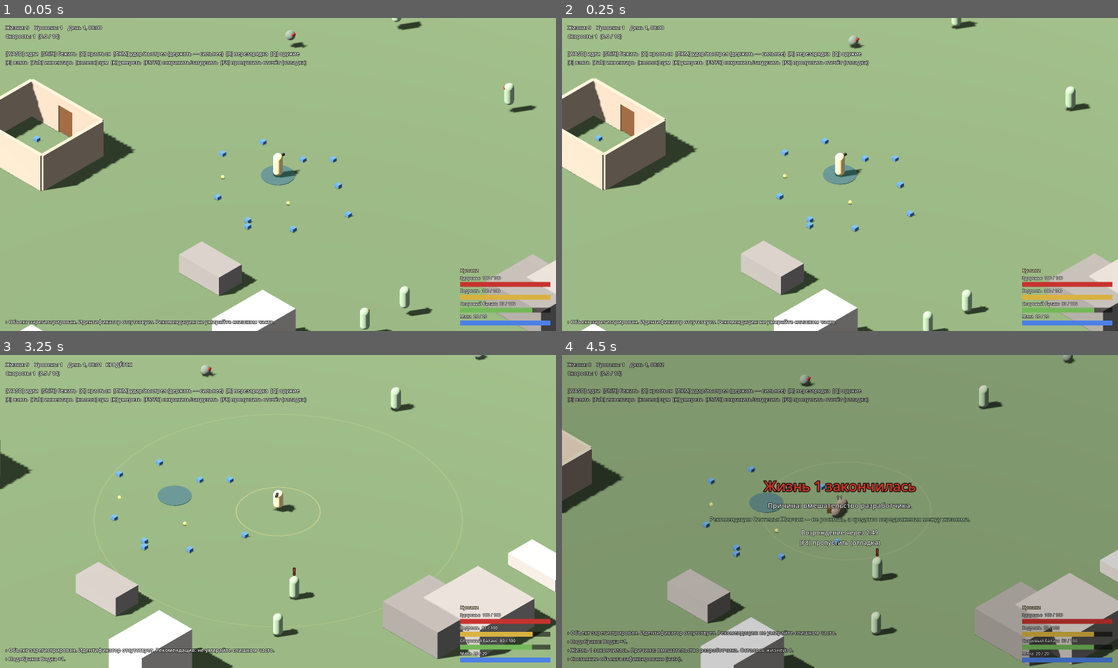
Above: before the commit, frames 1-4 (two rows, left to right).
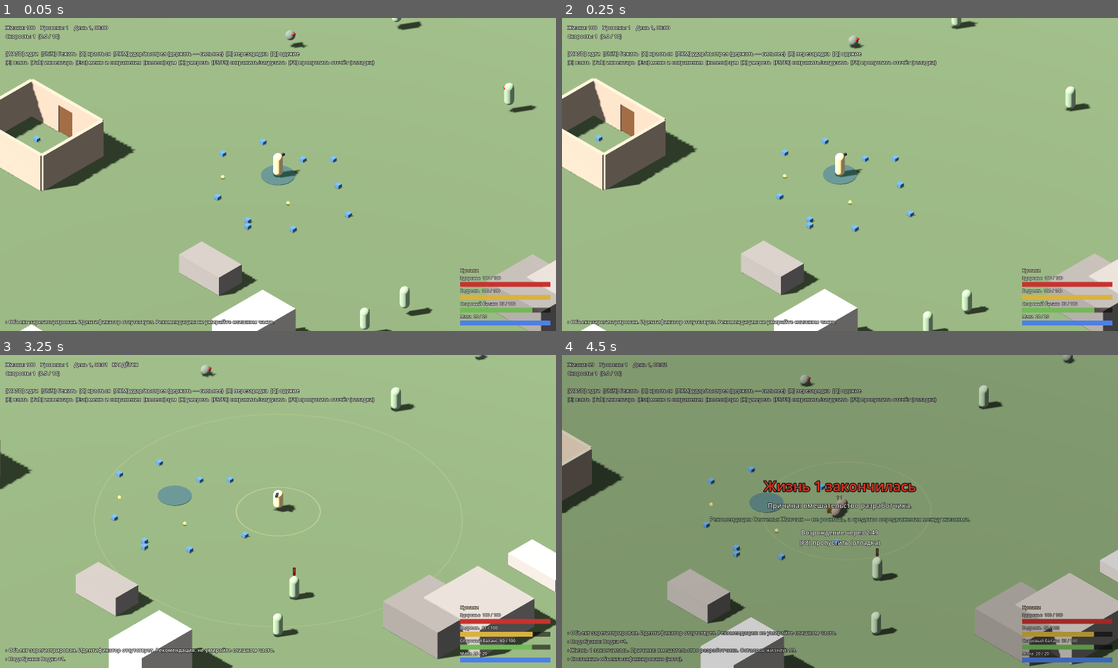
Above: after the commit, the same moments.

Repository: lama2x2/cheater-rpg
Game: Godot game, scene res://scenes/main.tscn
The game is run twice, just before and just after one commit, with the same random seed, the same clock (stepped at 60 frames per second) and the same inputs.
Inputs (mouse positions are in pixels of both pictures, inside the frame that each line leads up to):
- Up to frame 1 (0.05 s): no input
- Up to frame 2 (0.25 s): no input
- Up to frame 3 (3.25 s): move the mouse to (400, 495) at 0.52 s; hold D (move_right) 0.53-1.28 s; hold E (interact) 0.53-1.28 s; click (400, 495) at 0.67 s; tap C (sneak) at 0.8, 1.35, 3.05 s; move the mouse to (166, 527) at 1.27 s; hold S (move_back) 1.28-2.03 s; tap Shift (sprint) at 1.55 s; move the mouse to (333, 442) at 2.02 s; hold D (move_right) 2.03-2.78 s; hold Shift (sprint) 2.03-2.78 s; tap E (interact) at 2.3 s; move the mouse to (250, 574) at 2.77 s; hold W (move_forward) from 2.78 s (still down); click (250, 574) at 2.85 s
- Up to frame 4 (4.5 s): move the mouse to (1006, 558) at 3.52 s; release W (move_forward) at 3.53 s; hold E (interact) 3.53-4.28 s; hold A (move_left) from 3.53 s (still down); tap Shift (sprint) at 3.8 s; tap K (debug_die) at 4.15 s; move the mouse to (673, 464) at 4.27 s; tap C (sneak) at 4.35 s

The runs differ from the first frame. In frame 1, 0.7% of the frame differs, in the area x 4-68%, y 2-16%; in frame 2, 0.7%; in frame 3, 0.8%; in frame 4, 0.7%.

Commit message:
100 жизней, «Дальше» и «Новая игра+» после итогов, ячейки сохранений
- lives_start 100 (D-34), каждые 5 смертей — смена региона
- экран итогов: «Дальше» (тот же герой) или «Новая игра+» (ячейки Системы и +5% коэффициентов за цикл)
- меню Esc с паузой: 5 ячеек + автосейв со сводкой, новая игра, выход
- SaveService.start_new_game: полный сброс героя, часов, лога и пересборка сцены
- сохранения v8 (meta, ng_plus); решения D-34, D-52, D-53, D-54, D-30 открыт

Co-Authored-By: Claude Opus 5.5 <noreply@anthropic.com>

Diff:
--- a/data/rules.json
+++ b/data/rules.json
@@ -1,6 +1,11 @@
 {
-  "lives_start": 9,
+  "lives_start": 100,
   "deaths_per_region_shift": 5,
   "real_seconds_per_game_day": 2880,
-  "start_hour": 8
+  "start_hour": 8,
+  "ng_plus": {
+    "_doc": "Новая игра+ (D-34): переносятся ячейки Системы; коэффициенты всех характеристик × (1 + coefficient_bonus) за каждый цикл.",
+    "coefficient_bonus": 0.05
+  },
+  "save_slots": 5
 }
--- a/data/text/ru.json
+++ b/data/text/ru.json
@@ -71,9 +71,6 @@
       "Жизнь {life} началась. Одежда в комплект не входит.",
       "Объект восстановлен. Жизнь {life}. Постарайтесь протянуть подольше."
     ],
-    "continue_stub": [
-      "Система выдала ещё {lives} жизней. Временно. Это заглушка, а не доброта."
-    ],
     "item_picked": [
       "Подобрано: {item} ×{count}."
     ],
@@ -192,6 +189,13 @@
     ],
     "stash_empty": [
       "Тайник пуст. Кто-то был здесь раньше."
+    ],
+    "continue_after_final": [
+      "Система выдала ещё {lives} жизней. Не благодарите — это не доброта, а статистика.",
+      "Продолжение оформлено. Жизней: {lives}. Попробуйте в этот раз не так бездарно."
+    ],
+    "welcome_ng_plus": [
+      "Объект зарегистрирован повторно. Цикл {cycle}. Система вас помнит. Это не комплимент."
     ]
   },
   "death_causes": {
@@ -229,7 +233,7 @@
     "summary_deaths": "Смертей: {deaths}. Чаще всего — {cause} ({times})",
     "summary_longest_life": "Самая долгая жизнь: {hours} ч {minutes} мин",
     "summary_highlights": "Лучшие моменты",
-    "summary_continue": "Продолжить",
+    "summary_continue": "Дальше",
     "interact_pickup": "[E] Подобрать: {item} ×{count}",
     "interact_corpse": "[E] Забрать вещи (труп жизни {life})",
     "interact_corpse_empty": "Труп жизни {life} — пусто",
@@ -278,7 +282,27 @@
     "interact_sack_no_blade": "Споровый мешок — нужен нож или топор",
     "sack_opening": "Вскрытие мешка",
     "interact_stash": "[E] Забрать из тайника",
-    "interact_stash_empty": "Тайник — пусто"
+    "interact_stash_empty": "Тайник — пусто",
+    "summary_ng_plus": "Новая игра+ (цикл {cycle})",
+    "summary_ng_plus_hint": "«Дальше» — тот же герой и мир, жизни снова полные. «Новая игра+» — новый мир; с собой — ячейки Системы и +5% к коэффициентам.",
+    "menu_title": "Пауза",
+    "menu_resume": "Продолжить",
+    "menu_save": "Сохранить",
+    "menu_load": "Загрузить",
+    "menu_new": "Новая игра",
+    "menu_quit": "Выйти из игры",
+    "menu_back": "Назад",
+    "menu_slot_empty": "{n}. — пусто —",
+    "menu_slot": "{n}. День {day} · жизней {lives} · ур. {level}{ng} · {date}",
+    "menu_slot_auto": "Авто: день {day} · жизней {lives} · ур. {level}{ng} · {date}",
+    "menu_slot_auto_empty": "Авто: — пусто —",
+    "menu_slot_broken": "{n}. сохранение повреждено",
+    "menu_ng": " · NG+{n}",
+    "menu_confirm_overwrite": "Перезаписать ячейку {n}?",
+    "menu_confirm_new": "Начать новую игру? Несохранённый прогресс пропадёт.",
+    "slot_label": "ячейка {n}",
+    "slot_label_auto": "авто",
+    "slot_label_debug": "отладка"
   },
   "item_names": {
     "sporan": "Споран",
--- a/src/core/save_format.gd
+++ b/src/core/save_format.gd
@@ -15,13 +15,21 @@
 ##   5 — player: trophies, buffs, free_points, skills_awakened.
 ##   6 — player: weapons (в руках, магазины), wounds (кровотечение).
 ##   7 — player.progress (счётчики анти-фарма за игровой час); area.stashes.
+##   8 — player.ng_plus; meta (сводка для списка ячеек: день, жизни, уровень).
 
-const VERSION := 7
+const VERSION := 8
 
 
 ## Миграции по исходной версии: {K: Callable}.
 static func migrations() -> Dictionary:
-	return {1: _v1_to_v2, 2: _v2_to_v3, 3: _v3_to_v4, 4: _v4_to_v5, 5: _v5_to_v6, 6: _v6_to_v7}
+	return {1: _v1_to_v2, 2: _v2_to_v3, 3: _v3_to_v4, 4: _v4_to_v5, 5: _v5_to_v6, 6: _v6_to_v7, 7: _v7_to_v8}
+
+
+static func _v7_to_v8(data: Dictionary) -> Dictionary:
+	if data["sections"].has("player"):
+		data["sections"]["player"].merge({"ng_plus": 0})
+	data.merge({"meta": {}})
+	return data
 
 
 static func _v6_to_v7(data: Dictionary) -> Dictionary:
@@ -71,8 +79,9 @@
 	return data
 
 
-static func wrap(sections: Dictionary, saved_at: float) -> Dictionary:
-	return {"save_version": VERSION, "saved_at": saved_at, "sections": sections}
+## meta — короткая сводка для списка ячеек (день, жизни, уровень), чтобы не грузить всё.
+static func wrap(sections: Dictionary, saved_at: float, meta: Dictionary = {}) -> Dictionary:
+	return {"save_version": VERSION, "saved_at": saved_at, "meta": meta, "sections": sections}
 
 
 ## Доводит данные до текущей версии. Возвращает {} и пишет ошибку, если это невозможно.
--- a/src/main.gd
+++ b/src/main.gd
@@ -14,6 +14,7 @@
 const InfectedPopulationScript := preload("res://src/world/infected_population.gd")
 const NoiseSystemScript := preload("res://src/world/noise_system.gd")
 const ProgressWatcherScript := preload("res://src/world/progress_watcher.gd")
+const GameMenuScript := preload("res://src/ui/game_menu.gd")
 
 var _death_flow: Node
 
@@ -43,6 +44,7 @@
 	prompt.hero = player
 	add_child(prompt)
 	add_child(InventoryPanelScript.new())
+	add_child(GameMenuScript.new())
 
 	var world_items: Node3D = WorldItemsScript.new()
 	add_child(world_items)
@@ -58,7 +60,7 @@
 	_death_flow = DeathFlowScript.new()
 	_death_flow.hero = player
 	add_child(_death_flow)
-	SystemLog.post("welcome")
+	SystemLog.post("welcome" if PlayerState.ng_plus == 0 else "welcome_ng_plus", {"cycle": PlayerState.ng_plus})
 	_handle_debug_args()
 
 
@@ -81,6 +83,7 @@
 ##   --no-enemies  без заражённых
 ##   --at=X,Z      поставить героя в точку (для снимков)
 ##   --corpse=ID   труп твари ID в метре от героя и нож в рюкзак (проверка вскрытия мешка)
+##   --menu        сохранить в ячейку 1 и открыть меню загрузки (проверка ячеек)
 func _handle_debug_args() -> void:
 	var shot_path := ""
 	var die_times := 0
@@ -98,6 +101,13 @@
 		elif arg.begins_with("--at="):
 			var xz := arg.trim_prefix("--at=").split(",")
 			get_tree().get_first_node_in_group("hero").position = Vector3(float(xz[0]), 0.1, float(xz[1]))
+		elif arg == "--menu":
+			SaveService.save_game("slot_1")
+			var open_menu := InputEventAction.new()
+			open_menu.action = "menu"
+			open_menu.pressed = true
+			Input.parse_input_event(open_menu)
+			_open_load_page.call_deferred()
 		elif arg.begins_with("--corpse="):
 			PlayerState.pick_up("knife", 1)
 			var enemy := arg.trim_prefix("--corpse=")
@@ -113,6 +123,14 @@
 	await get_tree().create_timer(shot_at).timeout
 	get_viewport().get_texture().get_image().save_png(shot_path)
 	get_tree().quit()
+
+
+func _open_load_page() -> void:
+	await get_tree().process_frame
+	await get_tree().process_frame
+	for child in get_children():
+		if child.has_method("_load_page"):
+			child._load_page()
 
 
 func _debug_kit() -> void:
--- a/src/services/content.gd
+++ b/src/services/content.gd
@@ -26,7 +26,7 @@
 
 
 func rules() -> Dictionary:
-	return _cached(RULES_PATH, ["lives_start", "deaths_per_region_shift", "real_seconds_per_game_day", "start_hour"])
+	return _cached(RULES_PATH, ["lives_start", "deaths_per_region_shift", "real_seconds_per_game_day", "start_hour", "ng_plus", "save_slots"])
 
 
 func player_tuning() -> Dictionary:
--- a/src/services/game_clock.gd
+++ b/src/services/game_clock.gd
@@ -10,6 +10,11 @@
 
 
 func _ready() -> void:
+	reset()
+
+
+## Начало новой игры: первый день, стартовый час.
+func reset() -> void:
 	var rules := Content.rules()
 	minutes = float(rules["start_hour"]) * 60.0
 	_minutes_per_second = MINUTES_PER_DAY / float(rules["real_seconds_per_game_day"])
--- a/src/services/input_setup.gd
+++ b/src/services/input_setup.gd
@@ -14,6 +14,7 @@
 	"reload": [KEY_R],
 	"weapon_next": [KEY_Q],
 	"inventory": [KEY_TAB, KEY_I],
+	"menu": [KEY_ESCAPE],
 	"debug_die": [KEY_K],
 	"debug_save": [KEY_F5],
 	"debug_load": [KEY_F9],
--- a/src/services/player_state.gd
+++ b/src/services/player_state.gd
@@ -29,6 +29,8 @@
 var respawn_position := Vector3(0, 0.1, 0)
 ## Игровое время начала игры — для «самой долгой жизни» в итогах.
 var start_minutes: float = 0.0
+## Номер цикла «Новой игры+» (0 — первая игра).
+var ng_plus: int = 0
 var _rng := RandomNumberGenerator.new()
 var _was_overloaded := false
 ## Кто последним ранил героя — причина смерти, если здоровье кончится.
@@ -41,8 +43,22 @@
 	setup()
 
 
-## Новый герой из данных Content. Отдельно от _ready — чтобы тесты собирали состояние так же.
+## Новый герой из данных Content: всё состояние с нуля. Отдельно от _ready — чтобы тесты
+## собирали состояние так же и чтобы «Новая игра» сбрасывала героя (SaveService.start_new_game).
 func setup() -> void:
+	run = RunStats.new()
+	buffs = Buffs.new()
+	free_points = 0
+	skills_awakened = 0
+	deaths = 0
+	dropped_on_death = {}
+	deaths_since_region_shift = 0
+	awaiting_respawn = false
+	respawn_position = Vector3(0, 0.1, 0)
+	ng_plus = 0
+	_was_overloaded = false
+	_last_damage_source = "health"
+	_farm_warned = {}
 	stats = StatBlock.new(Content.stats_config())
 	lives = int(Content.rules()["lives_start"])
 	stats.stat_level_changed.connect(_on_stat_level_changed)
@@ -275,10 +291,27 @@
 	EventBus.player_respawned.emit()
 
 
-## Заглушка D-34: после итогов тот же герой получает стартовые жизни. Как продолжать — решаем в M1.
+## «Дальше» после итогов (D-34): тот же герой в том же мире, жизни снова стартовые.
 func continue_after_final() -> void:
 	lives = int(Content.rules()["lives_start"])
-	SystemLog.post("continue_stub", {"lives": lives}, "special")
+	run.add("continues")
+	SystemLog.post("continue_after_final", {"lives": lives}, "special")
+
+
+## Что «Новая игра+» переносит в новый мир (D-34, D-52): ячейки Системы и номер цикла.
+func ng_plus_carry() -> Dictionary:
+	return {"ng_plus": ng_plus + 1, "primary": inventory.to_dict()["primary"]}
+
+
+## Применить перенос к только что созданному герою: ячейки, коэффициенты × (1 + бонус × цикл).
+func apply_carry(carry: Dictionary) -> void:
+	ng_plus = int(carry.get("ng_plus", 0))
+	if carry.has("primary"):
+		inventory.load_dict({"primary": carry["primary"], "backpack": []})
+	var bonus := float(Content.rules()["ng_plus"]["coefficient_bonus"]) * ng_plus
+	for stat in stats.all_stats():
+		stats.set_coefficient(stat, stats.get_coefficient(stat) * (1.0 + bonus))
+	inventory_changed.emit()
 
 
 func to_dict() -> Dictionary:
@@ -288,7 +321,7 @@
 		"free_points": free_points, "skills_awakened": skills_awakened,
 		"weapons": weapons.to_dict(), "wounds": wounds.to_dict(), "progress": progress.to_dict(),
 		"lives": lives, "deaths": deaths, "deaths_since_region_shift": deaths_since_region_shift,
-		"awaiting_respawn": awaiting_respawn, "start_minutes": start_minutes,
+		"awaiting_respawn": awaiting_respawn, "start_minutes": start_minutes, "ng_plus": ng_plus,
 		"respawn_position": [respawn_position.x, respawn_position.y, respawn_position.z],
 	}
 
@@ -314,6 +347,7 @@
 	deaths_since_region_shift = int(data["deaths_since_region_shift"])
 	awaiting_respawn = bool(data["awaiting_respawn"])
 	start_minutes = float(data["start_minutes"])
+	ng_plus = int(data["ng_plus"])
 	var at: Array = data["respawn_position"]
 	respawn_position = Vector3(float(at[0]), float(at[1]), float(at[2]))
 
--- a/src/services/save_service.gd
+++ b/src/services/save_service.gd
@@ -1,8 +1,8 @@
 extends Node
 ## Сохранение и загрузка игры. Секции — объекты с to_dict()/load_dict(data).
 ## Сервисы-синглтоны подключены здесь; объекты сцены (герой) регистрируются сами через register().
-## Спецификация: docs/spec/13_tech.md, 13.5. Ручное сохранение в игре — только в стабах (D-30),
-## F5/F9 — отладка.
+## Спецификация: docs/spec/13_tech.md, 13.5. Ячейки slot_1…slot_N (меню Esc), auto — автосейв
+## при смерти, debug — F5/F9. Новая игра и «Новая игра+» — start_new_game().
 
 signal saved(slot: String)
 signal loaded(slot: String)
@@ -38,16 +38,58 @@
 	return FileAccess.file_exists(slot_path(slot))
 
 
+## Подпись ячейки для лога: «ячейка 2», «авто», «отладка».
+func slot_label(slot: String) -> String:
+	if slot.begins_with("slot_"):
+		return Content.ui("slot_label", {"n": slot.trim_prefix("slot_")})
+	return Content.ui("slot_label_" + slot)
+
+
+## Ячейки для ручных сохранений: slot_1 … slot_N (N — save_slots в rules.json).
+func manual_slots() -> PackedStringArray:
+	var slots: PackedStringArray = []
+	for i in int(Content.rules()["save_slots"]):
+		slots.append("slot_%d" % (i + 1))
+	return slots
+
+
+## Сводка ячейки для меню: {} — пусто, иначе {"saved_at", "day", "lives", "level", "ng_plus"}.
+func slot_info(slot: String) -> Dictionary:
+	if not has_save(slot):
+		return {}
+	var data := SaveFormat.read_file(slot_path(slot))
+	if data.is_empty():
+		return {"broken": true}
+	var info: Dictionary = data.get("meta", {}).duplicate()
+	info["saved_at"] = float(data["saved_at"])
+	return info
+
+
+## Новая игра: всё состояние с нуля, сцена пересобирается. carry — перенос «Новой игры+».
+func start_new_game(carry: Dictionary = {}) -> void:
+	get_tree().paused = false
+	GameClock.reset()
+	SystemLog.clear()
+	PlayerState.setup()
+	if not carry.is_empty():
+		PlayerState.apply_carry(carry)
+	get_tree().reload_current_scene()
+
+
 func save_game(slot: String) -> bool:
 	var sections := {}
 	for section: String in _sections:
 		sections[section] = _sections[section].to_dict()
-	var err := SaveFormat.write_file(slot_path(slot), SaveFormat.wrap(sections, Time.get_unix_time_from_system()))
+	var meta := {
+		"day": GameClock.day(), "clock": GameClock.clock_text(), "lives": PlayerState.lives,
+		"level": PlayerState.stats.general_level(), "ng_plus": PlayerState.ng_plus,
+	}
+	var err := SaveFormat.write_file(slot_path(slot), SaveFormat.wrap(sections, Time.get_unix_time_from_system(), meta))
 	if err != OK:
 		push_error("Не удалось сохранить «%s»: %s" % [slot, error_string(err)])
 		SystemLog.post("save_failed", {}, "warning")
 		return false
-	SystemLog.post("game_saved", {"slot": slot})
+	SystemLog.post("game_saved", {"slot": slot_label(slot)})
 	saved.emit(slot)
 	return true
 
@@ -63,6 +105,6 @@
 			_sections[section].load_dict(sections[section])
 		else:
 			push_warning("В сохранении «%s» нет секции «%s»" % [slot, section])
-	SystemLog.post("game_loaded", {"slot": slot})
+	SystemLog.post("game_loaded", {"slot": slot_label(slot)})
 	loaded.emit(slot)
 	return true
--- a/src/services/system_log.gd
+++ b/src/services/system_log.gd
@@ -22,6 +22,12 @@
 		highlights.append(entry)
 	message_posted.emit(text, kind)
 	return text
+
+
+func clear() -> void:
+	history.clear()
+	highlights.clear()
+	history_replaced.emit()
 
 
 func to_dict() -> Dictionary:
--- a/src/ui/debug_hud.gd
+++ b/src/ui/debug_hud.gd
@@ -34,7 +34,7 @@
 	var stats := PlayerState.stats
 	var hero := get_tree().get_first_node_in_group("hero")
 	var mode := "   КРАДЁТСЯ" if hero and hero.sneaking else ""
-	_status.text = "Жизни: %d    Уровень: %d    %s%s\nСкорость: …(123 unchanged characters)… Q] оружие\n[E] взять  [Tab] инвентарь  [колесо] зум  [K] умереть  [F5/F9] сохранить/загрузить  [F8] пропустить отсчёт (отладка)" % [
+	_status.text = "Жизни: %d    Уровень: %d    %s%s\nСкорость: …(123 unchanged characters)… Q] оружие\n[E] взять  [Tab] инвентарь  [Esc] меню и сохранения  [колесо] зум  [K] умереть  [F5/F9] сохранить/загрузить  [F8] пропустить отсчёт (отладка)" % [
 		PlayerState.lives, stats.general_level(), GameClock.clock_text(), mode,
 		stats.get_level("speed"), stats.get_progress("speed"), stats.threshold("speed"),
 	]
--- /dev/null
+++ b/src/ui/game_menu.gd
@@ -0,0 +1,151 @@
+extends CanvasLayer
+## Меню по Esc: пауза (единственная пауза в игре, D-05), сохранение в ячейки, загрузка (ячейки и
+## автосейв), новая игра, выход. Ячейки — SaveService.manual_slots().
+
+var _shade: ColorRect
+var _box: VBoxContainer
+var _confirm: ConfirmationDialog
+var _on_confirm: Callable
+
+
+func _ready() -> void:
+	layer = 20
+	process_mode = Node.PROCESS_MODE_ALWAYS
+	visible = false
+	_shade = ColorRect.new()
+	_shade.color = Color(0, 0, 0, 0.7)
+	_shade.set_anchors_preset(Control.PRESET_FULL_RECT)
+	add_child(_shade)
+	var center := CenterContainer.new()
+	center.set_anchors_preset(Control.PRESET_FULL_RECT)
+	add_child(center)
+	_box = VBoxContainer.new()
+	_box.add_theme_constant_override("separation", 10)
+	center.add_child(_box)
+	_confirm = ConfirmationDialog.new()
+	_confirm.process_mode = Node.PROCESS_MODE_ALWAYS
+	_confirm.confirmed.connect(func() -> void: _on_confirm.call())
+	add_child(_confirm)
+
+
+func _unhandled_input(event: InputEvent) -> void:
+	if event.is_action_pressed("menu"):
+		if visible:
+			_close()
+		else:
+			_open()
+		get_viewport().set_input_as_handled()
+
+
+func _open() -> void:
+	visible = true
+	get_tree().paused = true
+	_main_page()
+
+
+func _close() -> void:
+	visible = false
+	get_tree().paused = false
+
+
+func _main_page() -> void:
+	_clear(Content.ui("menu_title"))
+	_button(Content.ui("menu_resume"), _close)
+	_button(Content.ui("menu_save"), _save_page)
+	_button(Content.ui("menu_load"), _load_page)
+	_button(Content.ui("menu_new"), func() -> void:
+		_ask(Content.ui("menu_confirm_new"), func() -> void: SaveService.start_new_game()))
+	_button(Content.ui("menu_quit"), func() -> void: get_tree().quit())
+
+
+func _save_page() -> void:
+	_clear(Content.ui("menu_save"))
+	var slots := SaveService.manual_slots()
+	for i in slots.size():
+		var slot := slots[i]
+		var info := SaveService.slot_info(slot)
+		_button(_slot_text(i + 1, info), func() -> void:
+			if info.is_empty():
+				_save(slot, i + 1)
+			else:
+				_ask(Content.ui("menu_confirm_overwrite", {"n": i + 1}), _save.bind(slot, i + 1)))
+	_button(Content.ui("menu_back"), _main_page)
+
+
+func _load_page() -> void:
+	_clear(Content.ui("menu_load"))
+	var auto := SaveService.slot_info(SaveService.AUTO_SLOT)
+	var auto_button := _button(_auto_text(auto), _load.bind(SaveService.AUTO_SLOT))
+	auto_button.disabled = auto.is_empty()
+	var slots := SaveService.manual_slots()
+	for i in slots.size():
+		var info := SaveService.slot_info(slots[i])
+		var button := _button(_slot_text(i + 1, info), _load.bind(slots[i]))
+		button.disabled = info.is_empty() or info.has("broken")
+	_button(Content.ui("menu_back"), _main_page)
+
+
+func _save(slot: String, _n: int) -> void:
+	SaveService.save_game(slot)
+	_save_page()
+
+
+func _load(slot: String) -> void:
+	_close()
+	SaveService.load_game(slot)
+
+
+func _ask(text: String, action: Callable) -> void:
+	_on_confirm = action
+	_confirm.dialog_text = text
+	_confirm.popup_centered()
+
+
+func _slot_text(n: int, info: Dictionary) -> String:
+	if info.is_empty():
+		return Content.ui("menu_slot_empty", {"n": n})
+	if info.has("broken"):
+		return Content.ui("menu_slot_broken", {"n": n})
+	return Content.ui("menu_slot", _info_params(info).merged({"n": n}))
+
+
+func _auto_text(info: Dictionary) -> String:
+	if info.is_empty() or info.has("broken"):
+		return Content.ui("menu_slot_auto_empty")
+	return Content.ui("menu_slot_auto", _info_params(info))
+
+
+func _info_params(info: Dictionary) -> Dictionary:
+	var ng := int(info.get("ng_plus", 0))
+	var date := Time.get_datetime_string_from_unix_time(int(info["saved_at"]) + _tz_offset(), true)
+	return {
+		"day": int(info.get("day", 0)), "lives": int(info.get("lives", 0)), "level": int(info.get("level", 0)),
+		"ng": Content.ui("menu_ng", {"n": ng}) if ng > 0 else "", "date": date.substr(0, 16),
+	}
+
+
+func _tz_offset() -> int:
+	return int(Time.get_time_zone_from_system()["bias"]) * 60
+
+
+func _clear(title: String) -> void:
+	for child in _box.get_children():
+		_box.remove_child(child)
+		child.queue_free()
+	var label := UiKit.label(28, Color(0.95, 0.78, 0.3))
+	label.text = title
+	label.horizontal_alignment = HORIZONTAL_ALIGNMENT_CENTER
+	_box.add_child(label)
+
+
+func _button(text: String, action: Callable) -> Button:
+	var button := Button.new()
+	button.text = text
+	button.add_theme_font_override("font", UiKit.font())
+	button.add_theme_font_size_override("font_size", 18)
+	button.custom_minimum_size = Vector2(520, 40)
+	button.pressed.connect(action)
+	_box.add_child(button)
+	if _box.get_child_count() == 2:
+		button.grab_focus.call_deferred()
+	return button
--- a/src/ui/summary_screen.gd
+++ b/src/ui/summary_screen.gd
@@ -1,9 +1,11 @@
 extends CanvasLayer
-## Экран итогов при 0 жизней (D-02): «фанфары», эпитафия, статистика героя, лучшие строки лога,
-## кнопка «Продолжить» (как именно продолжать — D-34, пока заглушка).
+## Экран итогов при 0 жизней (D-02): «фанфары», эпитафия, статистика героя, лучшие строки лога.
+## Дальше (D-34): «Дальше» — тот же герой и мир с новыми жизнями, «Новая игра+» — новый мир
+## с переносом ячеек Системы и бонусом к коэффициентам.
 ## Спецификация: docs/spec/04_death_lives.md, 4.1.
 
-signal continue_pressed
+## mode: "continue" или "ng_plus".
+signal continue_pressed(mode: String)
 
 const GOLD := Color(0.95, 0.78, 0.3)
 const LINE_DELAY := 0.25
@@ -97,17 +99,28 @@
 		create_tween().tween_property(label, "modulate:a", 1.0, 0.4).set_delay(delay)
 		delay += LINE_DELAY
 
-	var button := Button.new()
-	button.text = Content.ui("summary_continue")
-	button.add_theme_font_override("font", UiKit.font())
-	button.add_theme_font_size_override("font_size", 20)
-	button.custom_minimum_size = Vector2(260, 44)
-	button.size_flags_horizontal = Control.SIZE_SHRINK_BEGIN
-	button.modulate.a = 0.0
-	button.pressed.connect(_on_continue)
-	_box.add_child(button)
-	create_tween().tween_property(button, "modulate:a", 1.0, 0.4).set_delay(delay)
-	button.grab_focus.call_deferred()
+	var buttons := HBoxContainer.new()
+	buttons.add_theme_constant_override("separation", 16)
+	buttons.modulate.a = 0.0
+	_box.add_child(buttons)
+	var first: Button = null
+	for spec: Array in [["summary_continue", "continue"], ["summary_ng_plus", "ng_plus"]]:
+		var button := Button.new()
+		button.text = Content.ui(spec[0], {"cycle": PlayerState.ng_plus + 1})
+		button.add_theme_font_override("font", UiKit.font())
+		button.add_theme_font_size_override("font_size", 20)
+		button.custom_minimum_size = Vector2(260, 44)
+		button.pressed.connect(_on_choice.bind(spec[1]))
+		buttons.add_child(button)
+		if first == null:
+			first = button
+	var hint := UiKit.label(14, Color(0.6, 0.6, 0.6))
+	hint.text = Content.ui("summary_ng_plus_hint")
+	hint.modulate.a = 0.0
+	_box.add_child(hint)
+	create_tween().tween_property(buttons, "modulate:a", 1.0, 0.4).set_delay(delay)
+	create_tween().tween_property(hint, "modulate:a", 1.0, 0.4).set_delay(delay)
+	first.grab_focus.call_deferred()
 
 
 func close() -> void:
@@ -134,6 +147,6 @@
 	return rows
 
 
-func _on_continue() -> void:
+func _on_choice(mode: String) -> void:
 	close()
-	continue_pressed.emit()
+	continue_pressed.emit(mode)
--- a/src/world/death_flow.gd
+++ b/src/world/death_flow.gd
@@ -77,7 +77,10 @@
 	_set_hero_active(true)
 
 
-func _on_continue() -> void:
+func _on_continue(mode: String) -> void:
+	if mode == "ng_plus":
+		SaveService.start_new_game(PlayerState.ng_plus_carry())
+		return
 	PlayerState.continue_after_final()
 	finish_respawn()
 
--- a/src/world/infected_population.gd
+++ b/src/world/infected_population.gd
@@ -57,7 +57,7 @@
 		return
 	var config: Dictionary = Content.test_area()
 	var rng := RandomNumberGenerator.new()
-	rng.seed = int(config["infected_seed"])
+	rng.seed = int(config["infected_seed"]) + PlayerState.ng_plus * 7919
 	for group: Dictionary in config["infected"]:
 		var ring: Array = group["ring"]
 		for i in int(group["count"]):
--- a/tests/test_save.gd
+++ b/tests/test_save.gd
@@ -36,6 +36,31 @@
 	assert_eq(SaveFormatScript.migrate({"save_version": 1, "sections": {}}, {}, 2), {}, "нет миграции 1→2")
 	assert_eq(SaveFormatScript.migrate({"save_version": 9, "sections": {}}, {}, 2), {}, "версия из будущего")
 	assert_eq(SaveFormatScript.migrate({"sections": {}}), {}, "без save_version")
+
+
+func test_meta_in_envelope_and_v7_migration() -> void:
+	var data := SaveFormatScript.wrap({}, 5.0, {"day": 3, "lives": 97})
+	assert_eq(data["meta"]["day"], 3, "сводка для списка ячеек")
+	var v7 := {"save_version": 7, "saved_at": 1.0, "sections": {"player": {"lives": 50}}}
+	var migrated := SaveFormatScript.migrate(v7)
+	assert_eq(migrated["meta"], {}, "старый сейв — пустая сводка")
+	assert_eq(int(migrated["sections"]["player"]["ng_plus"]), 0, "цикл NG+ = 0")
+
+
+func test_ng_plus_carries_primary_and_coefficients() -> void:
+	var player := _player()
+	player.inventory.add("sporan", 30)
+	player.inventory.add("vodka", 1)
+	var carry: Dictionary = player.ng_plus_carry()
+	var fresh := _player()
+	fresh.apply_carry(carry)
+	assert_eq(fresh.ng_plus, 1, "первый цикл")
+	assert_eq(fresh.inventory.count_of("sporan"), 30, "ячейки Системы перенесены")
+	assert_eq(fresh.inventory.count_of("vodka"), 0, "рюкзак — нет")
+	assert_almost(fresh.stats.get_coefficient("strength"), 1.05, "коэффициенты +5%")
+	assert_eq(fresh.lives, 100, "жизни полные")
+	player.free()
+	fresh.free()
 
 
 func test_v1_save_gets_default_vitals() -> void:
Not shown, added: src/ui/game_menu.gd.uid
Not shown, changed: docs/decisions.md
Not shown, changed: docs/next_steps.md
Not shown, changed: docs/spec/04_death_lives.md
Not shown, changed: docs/spec/13_tech.md
